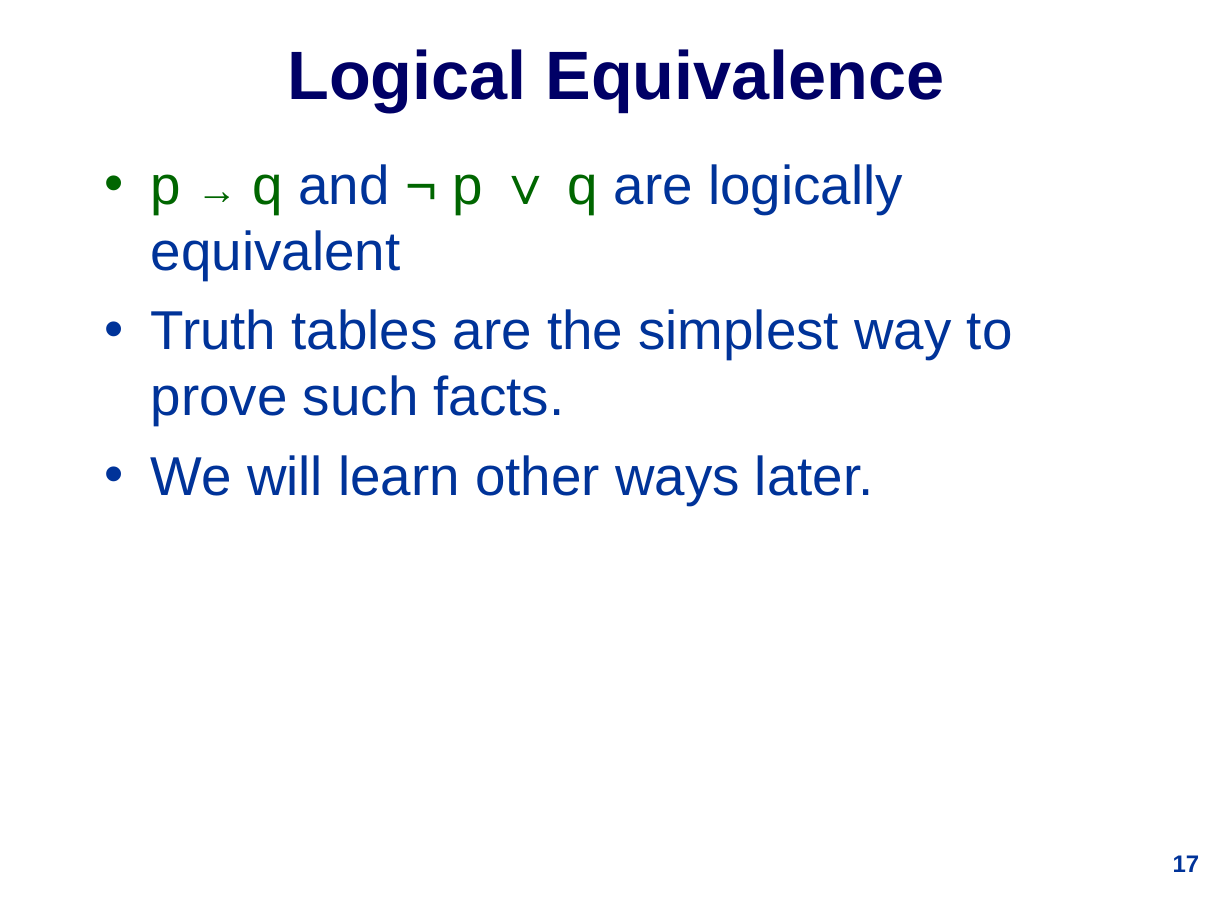
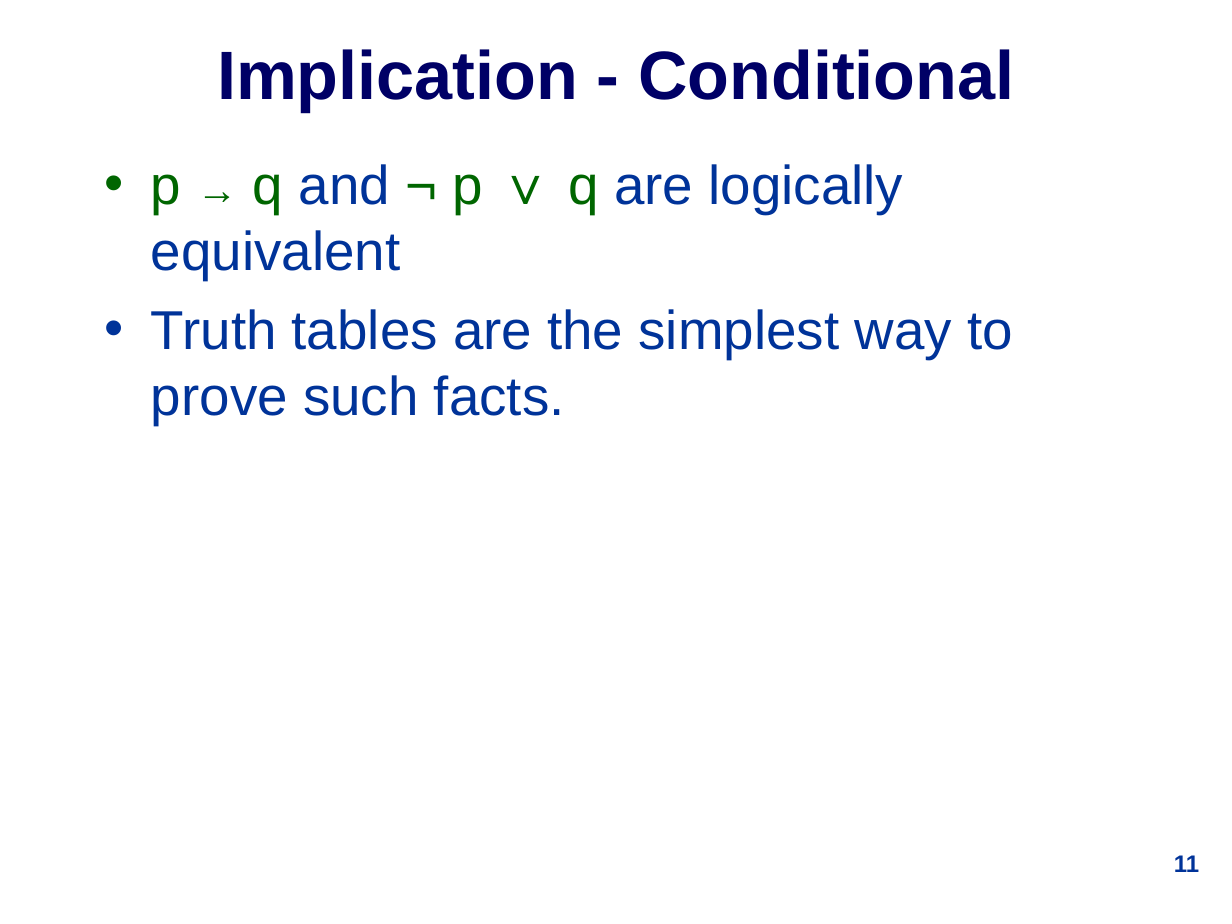
Before and after one commit to udohsolomon/lecture_slide_programming, a slide deck: slide 11 of week_1/1019Lec1.ppt (slide 17 before the commit). Drawn at 1232x924 pixels with LibreOffice and Linux fonts; fonts in the diff are those of the drawing. Boxes give left, top, right and bottom in pixels: in the first picture for what was removed or moved away, otherwise in the second. Text is boxed around its words. In the diff, an @@ line names an element or a change of style, - is before the commit and + after.

```diff
--- a/week_1/1019Lec1.ppt
+++ b/week_1/1019Lec1.ppt
@@ title at [217,49,1015,111]: text changed @@
-Logical Equivalence
+Implication - Conditional
@@ text at [151,455,874,504]: paragraph removed @@
-• We will learn other ways later.
@@ page number at [1174,855,1199,872]: text changed @@
-17
+11
```
Also in this commit, not shown: 8 other slides changed, 10 slides added, 12 slides removed.
